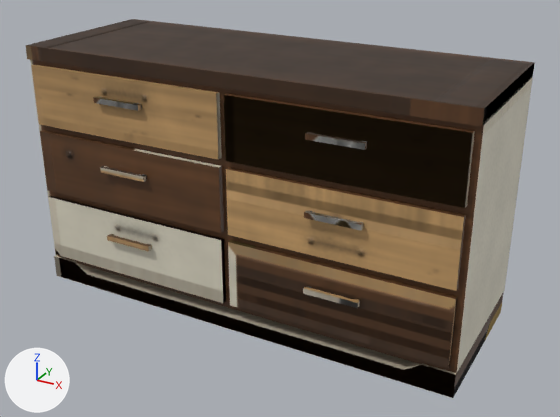
A saved change to the FBX model art/house/v2/fbx/H_Dresser_Maple.fbx.
One viewpoint serves both versions: a camera (50 mm lens) standing at (4.76, -8.3, 5.51) and looking at (0.21, -0.04, 1.38). Every picture has the same lights, and +X, +Y and +Z are marked at lower left. The older version comes first.

Objects in the first picture: 'H_Dresser_Maple'.
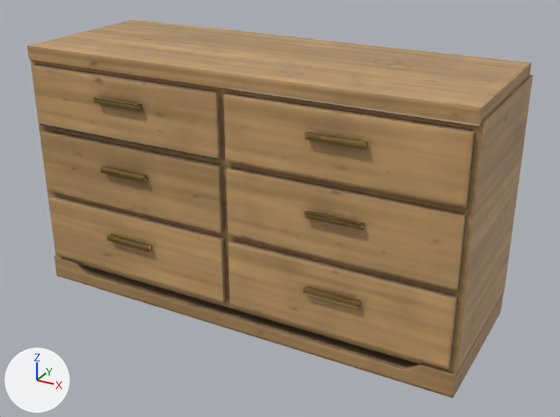
What differs and where, as boxes (x1, y1, x2, y2) in the pictures (560 x 417 px; the box of a moved part takes in the faces that stretch with it):
'H_Dresser_Maple', reshaped, surface changed
    before: (25, 19, 535, 398)
    after: (27, 19, 533, 398)
part 1 of me_h_dresser_maple, moved or reshaped
    before: (25, 19, 535, 126)
    after: (27, 19, 531, 126)
part 2 of me_h_dresser_maple, surface changed
    both: (27, 19, 533, 398)

Patch to the scene script:
```diff
--- a/art/house/v2/fbx/H_Dresser_Maple.fbx.py
+++ b/art/house/v2/fbx/H_Dresser_Maple.fbx.py
@@ me_h_dresser_maple @@
 me_h_dresser_maple.from_pydata(...)  # 224 vertices, 340 faces; spans x -3.0..3.0, y -1.15..1.15, z 0.0..3.4
 # used by ob_h_dresser_maple; location = (0.0, 0.0, 0.0)
+# me_h_dresser_maple part 1: the loose piece of 8 vertices spanning x -3.0..3.0, y -1.05..1.15, z 3.22..3.4 is scaled about its middle by (0.99, 0.986, 1), then moved by (0.0, -0.01, 0.0)
+# me_h_dresser_maple part 2: texture (UV) coordinates of 340 of 340 faces, centred in x -3.0..3.0, y -1.15..1.15, z 0.0..3.4, changed; they spanned u 0.0..0.99, v 0.0..0.99 and now span u 0.03..0.99, v 0.0..1.0
 me_h_dresser_maple.materials.append(mat_h_variants2)
```
